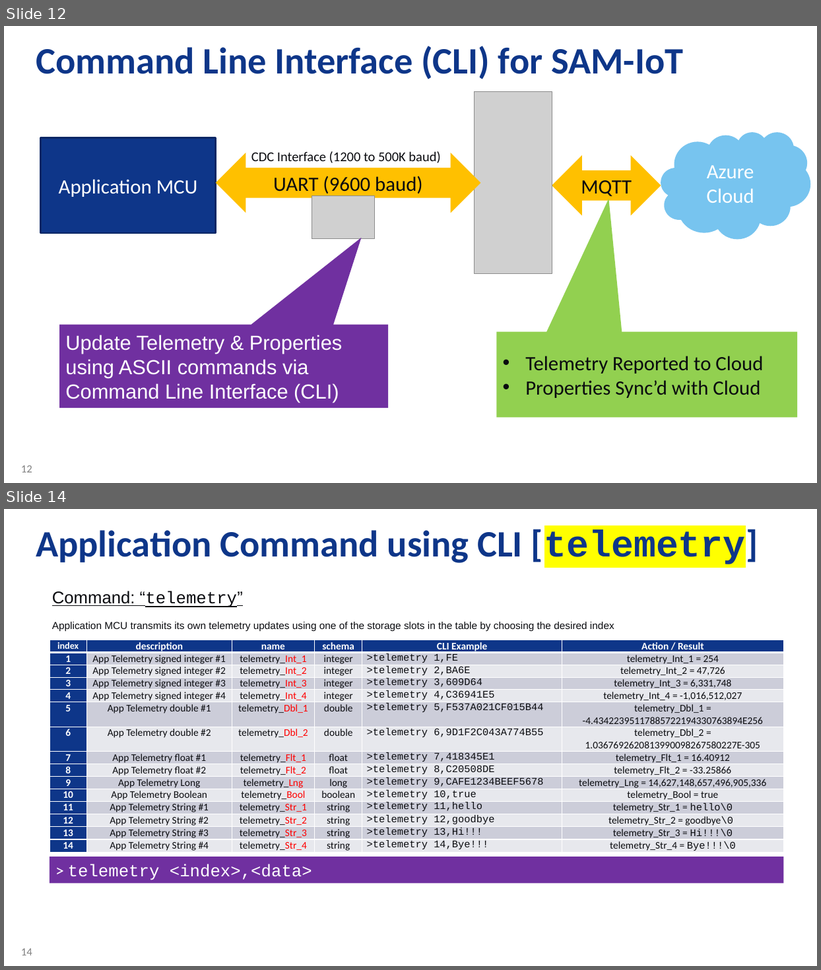
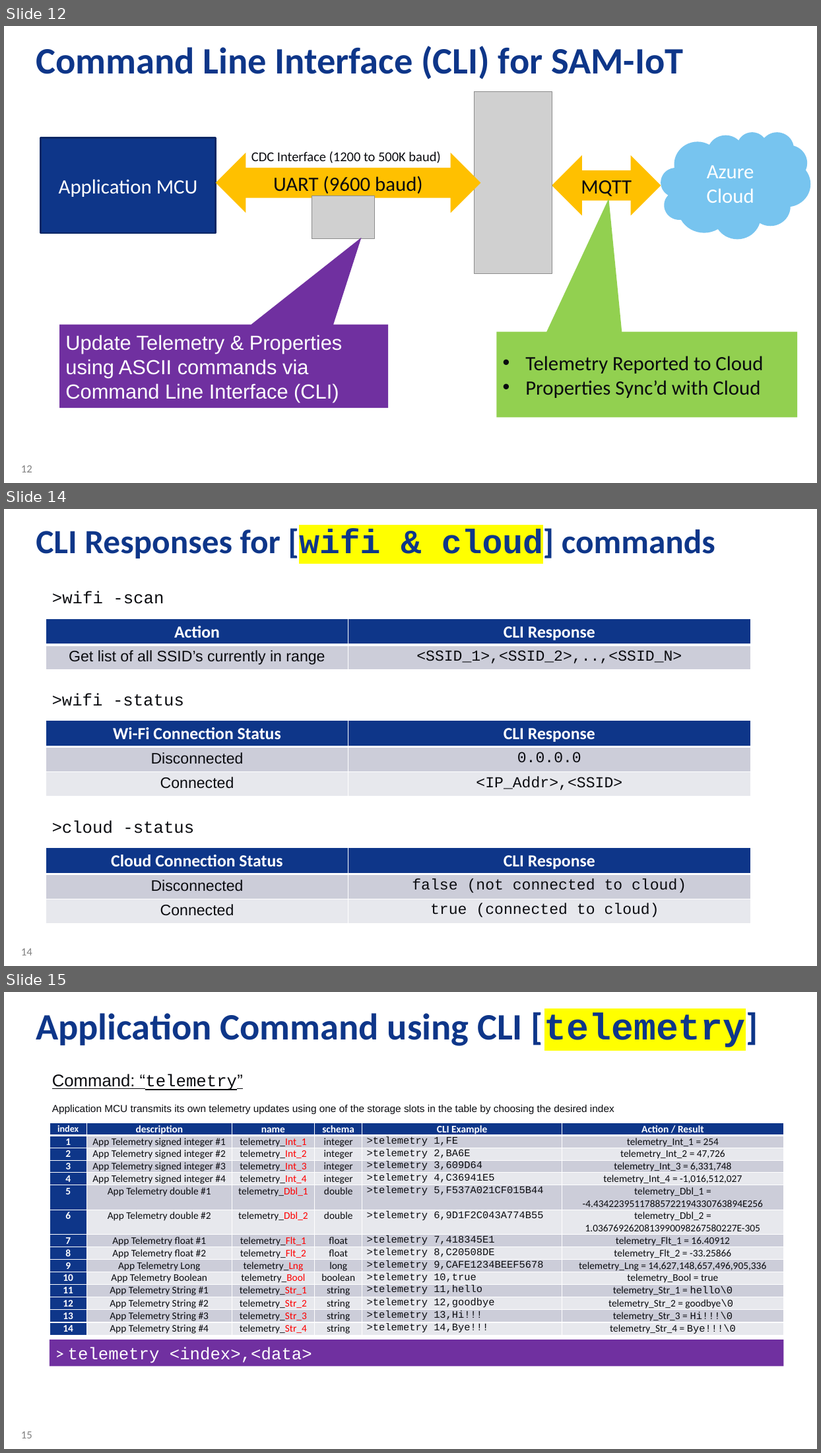
Before and after one commit to Azure-Samples/Microchip-SAM-IoT-Wx, a slide deck: AO-Smith-MSFT-MCHP-r6.pptx. Shown one above the other, each under a label of ours: slides 12 and 14 before the commit, slides 12, 14 and 15 after it; the slides between them are not shown. The pictures are 821x970 and 821x1453 pixels, drawn with LibreOffice and Linux fonts; fonts in the diff are those of the drawing; grey boxes stand for pictures; background and template pictures are left out. Boxes give left, top, right and bottom in pixels: in the first picture for what was removed or moved away, otherwise in the second. Text is boxed around its words. In the diff, an @@ line names an element or a change of style, - is before the commit and + after.

```diff
--- a/AO-Smith-MSFT-MCHP-r6.pptx
+++ b/AO-Smith-MSFT-MCHP-r6.pptx
@@ slide 14 added at <box>4,509,817,966</box>, background #FFFFFF; not listed: 1 template element that a slide beside it also shows @@
@@ title added at <box>36,525,715,562</box>, 40 pt, text #0E3689, bold @@
+CLI Responses for [wifi & cloud] commands
@@ text added at <box>52,591,164,604</box>, 20 pt, text #0A0B0F @@
+>wifi -scan
@@ table added at <box>46,619,750,670</box>, 2 rows, 2 columns @@
+Action | CLI Response
+Get list of all SSID’s currently in range | <SSID_1>,<SSID_2>,..,<SSID_N>
@@ text added at <box>52,693,184,706</box>, 20 pt, text #0A0B0F @@
+>wifi -status
@@ table added at <box>46,721,750,796</box>, 3 rows, 2 columns @@
+Wi-Fi Connection Status | CLI Response
+Disconnected | 0.0.0.0
+Connected | <IP_Addr>,<SSID>
@@ text added at <box>52,821,194,834</box>, 20 pt, text #0A0B0F @@
+>cloud -status
@@ table added at <box>46,848,750,923</box>, 3 rows, 2 columns @@
+Cloud Connection Status | CLI Response
+Disconnected | false (not connected to cloud)
+Connected | true (connected to cloud)
@@ what was slide 14 is now slide 15 @@
@@ page number at <box>21,1432,32,1439</box>: text changed @@
-14
+15
```
Also in this commit, not shown: 1 slide changed, 3 other files.
